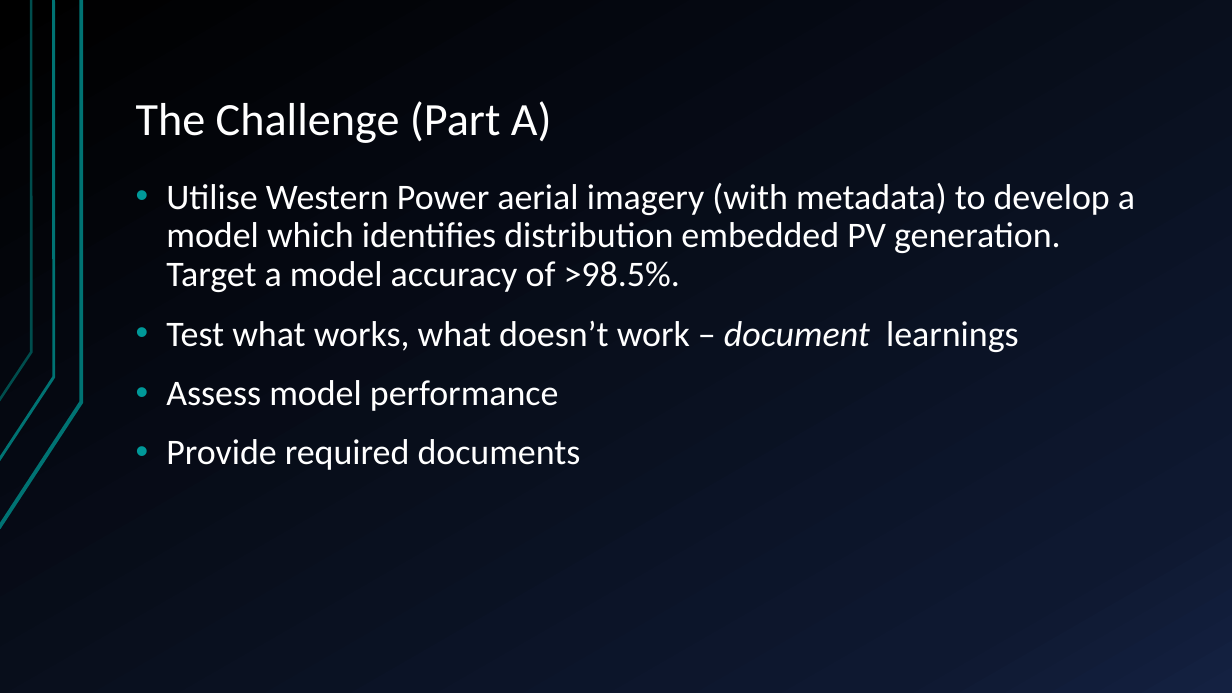
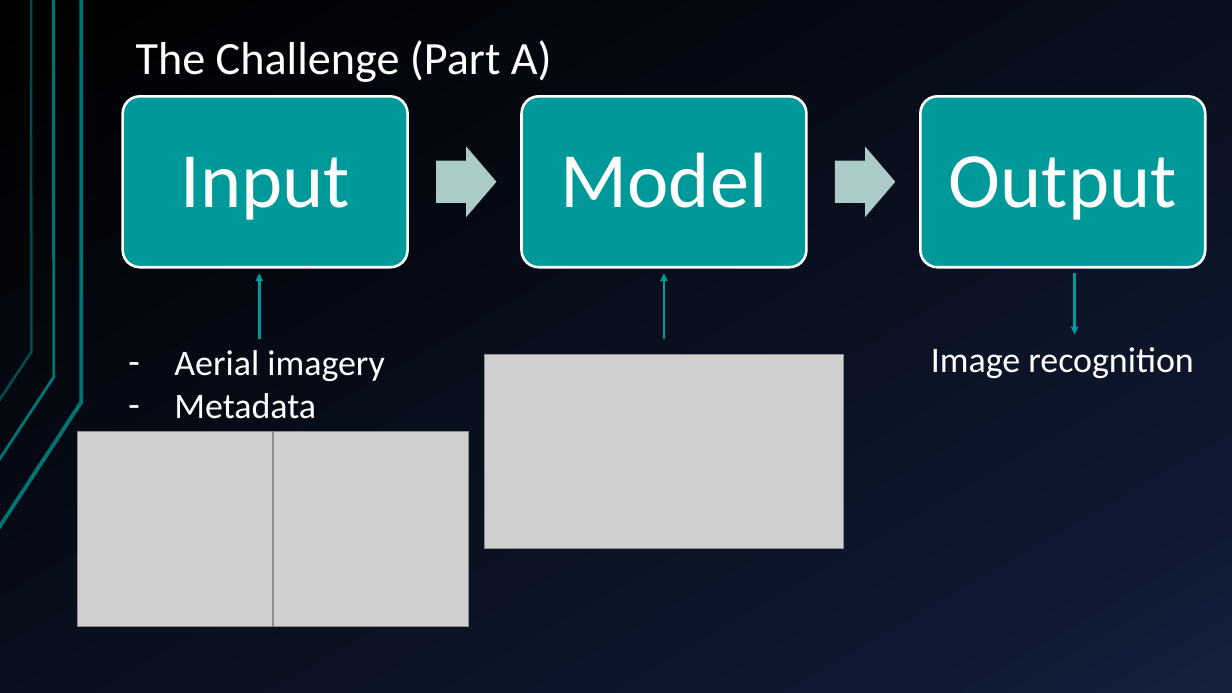
Before and after one commit to sofiary/teamunicornn, a slide deck: slide 12 of Western Power Hack-a-Gig Presentation.pptx. Drawn at 1232x693 pixels with LibreOffice and Linux fonts; fonts in the diff are those of the drawing; grey boxes stand for pictures. Boxes give left, top, right and bottom in pixels: in the first picture for what was removed or moved away, otherwise in the second. Text is boxed around its words. In the diff, an @@ line names an element or a change of style, - is before the commit and + after.

```diff
--- a/Western Power Hack-a-Gig Presentation.pptx
+++ b/Western Power Hack-a-Gig Presentation.pptx
@@ title "The Challenge (Part A)": place and size @@
-title "The Challenge (Part A)" at (136, 101, 552, 143)
+title "The Challenge (Part A)" at (136, 40, 552, 82)
@@ group added at (123, 96, 1205, 267): 3 rounded rectangles, 3 texts, 2 right arrows @@
+Input
+Model
+Output
@@ text removed at (166, 183, 1135, 470) @@
-• Utilise Western Power aerial imagery (with metadata) to develop a model which identifies distribution embedded PV generation. Target a model accuracy of >98.5%.
-• Test what works, what doesn’t work – document learnings
-• Assess model performance
-• Provide required documents
@@ arrow added from (260, 339) to (260, 274), #009999 2 pt @@
@@ arrow added from (664, 339) to (664, 274), #009999 2 pt @@
@@ arrow added from (1075, 274) to (1075, 335), #009999 2 pt @@
@@ text added at (174, 350, 384, 419), 28 pt, text #FFFFFF @@
+– Aerial imagery
+– Metadata
@@ picture added at (484, 354, 844, 548) @@
@@ text added at (931, 347, 1194, 378), 28 pt, text #FFFFFF @@
+Image recognition
@@ picture added at (78, 432, 272, 626) @@
@@ picture added at (274, 432, 468, 626) @@
```
Also in this commit, not shown: 4 other slides changed, 1 other file.
